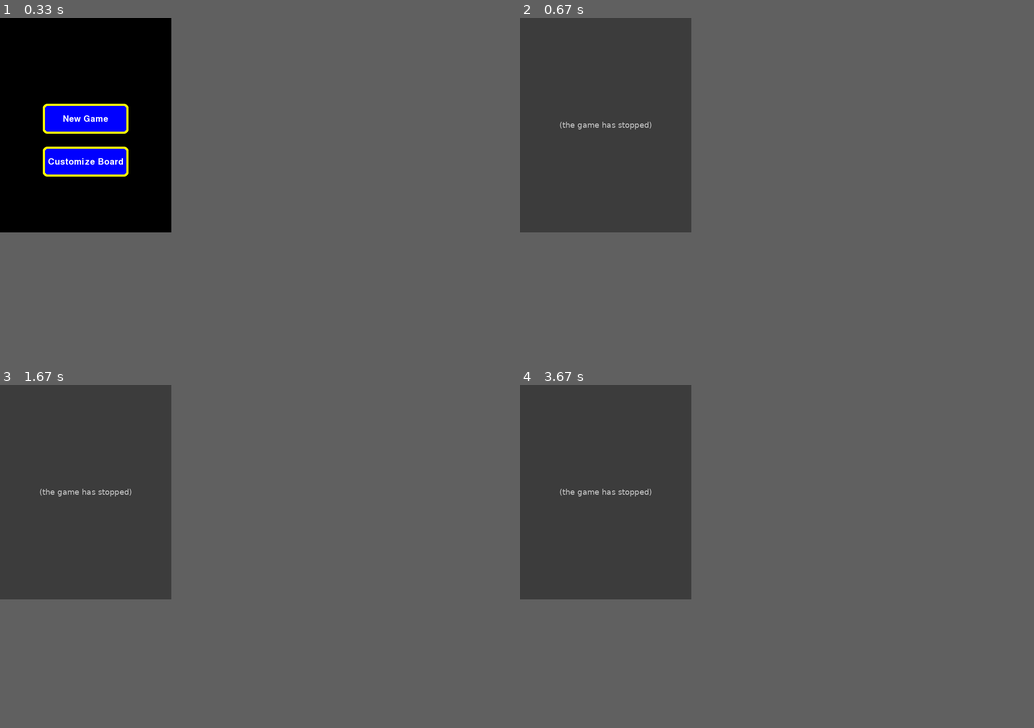
Above: before the commit, frames 1-4 (two rows, left to right).
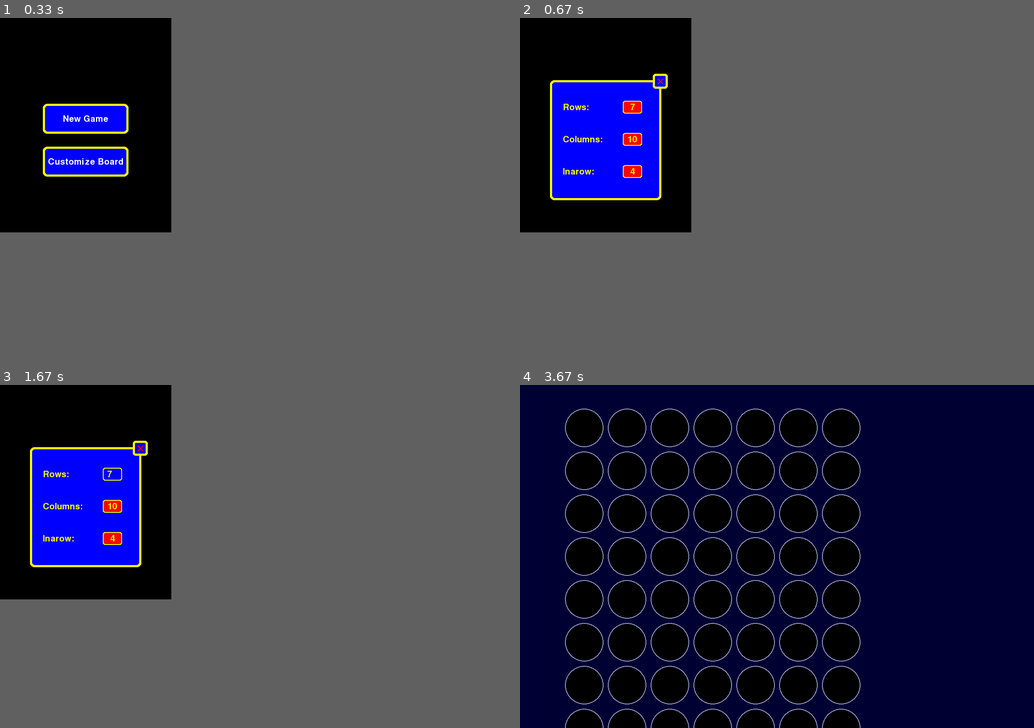
Above: after the commit, the same moments.

Repository: sidhantagar/ConnectX
Game: pygame game, started from Main_Menu.py
Same seed, same stepped clock (60 frames per second), same inputs: the game is played once before the commit and once after it.
Inputs (mouse positions are in pixels of both pictures, inside the frame that each line leads up to):
- Up to frame 1 (0.33 s): no input
- Up to frame 2 (0.67 s): click (607, 162) at 0.38 s
- Up to frame 3 (1.67 s): click (113, 539) at 0.73 s; tap Enter at 1 s; click (113, 474) at 1.38 s
- Up to frame 4 (3.67 s): tap Enter at 1.67, 2.33 s; click (633, 505) at 2.05 s; click (658, 446) at 2.72 s; click (607, 484) at 3.05 s; click (607, 515) at 3.5 s
In our replay, in frame 4 the window is 400x500 before the commit and 1200x800 after it. These sizes can differ from the game's own. Grey fills any space a smaller window leaves; there, only what the larger window draws over its background counts as a difference.

Frame 1 is identical in both runs. In frame 2, 21% of the frame differs, in the area x 0-34%, y 0-63%; in frame 3, 21%; in frame 4, 46%, in the area x 0-67%, y 0-100%.
Error before the commit: TypeError: editConfig() takes 1 positional argument but 3 were given (Main_Menu.py line 38); the game stopped at 0.38 s (later frames are placeholders)

Commit message:
Added Edit Configuration feature

Diff:
--- a/edit_configuration.py
+++ b/edit_configuration.py
@@ -1,8 +1,125 @@
+import pandas as pd
+from draw_text import *
+from draw_buttons import *
+from pygame_textinput import *
 
-def editConfig(player_number):
-    import pandas as pd
+
+def editConfig(screen, font, player_number, color = (255,255,0)):
+    from Main_Menu import mainMenu
+    clock = pygame.time.Clock()
+    #Importing configuration form CSV
     df_config = pd.read_csv("config.csv")
-    df_config = df_config.set_index("Player")
-    config = df_config[player_number-1:player_number]
-    print(config)
-editConfig(1)
+    config = df_config.set_index("Player")
+    #config = df_config[player_number-1:player_number]
+
+    #Drawing Labels and Textboxes
+    draw_bordered_rounded_rect (screen, (70,145,260,280),(0,0,255),(255,255,0),10,5)
+    draw_bordered_rounded_rect (screen, (310,130,35,35),(0,0,255),(255,255,0),6,5)
+    pygame.draw.line(screen,(255,0,0),(322,142),(333,153),3)
+    pygame.draw.line(screen,(255,0,0),(333,142),(322,153),3)
+
+    #Rows
+    rows_text = font.render("Rows: ",1,color)
+    screen.blit (rows_text, (100,210-rows_text.get_height()//2))
+    draw_bordered_rounded_rect(screen, (240,193,45,30),(255,0,0),(255,255,0),5,2)
+    draw_text(font,screen,str(config['Rows'][player_number-1]),(255,255,0),262,208)
+    rows_input = TextInput(initial_string = str(config['Rows'][player_number-1]))
+    #Columns
+    columns_text = font.render("Columns: ",1,color)
+    screen.blit (columns_text, (100,285-columns_text.get_height()//2))
+    draw_bordered_rounded_rect(screen, (240,268,45,30),(255,0,0),(255,255,0),5,2)
+    draw_text(font,screen,str(config['Columns'][player_number-1]),(255,255,0),262,283)
+    columns_input = TextInput(initial_string = str(config['Columns'][player_number-1]))
+    #screen.blit (columns_input.get_surface(), (250,285-columns_text.get_height()//2))
+    #Inarow
+    inarow_text = font.render("Inarow: ",1,color)
+    screen.blit (inarow_text, (100,360-inarow_text.get_height()//2))
+    draw_bordered_rounded_rect(screen, (240,343,45,30),(255,0,0),(255,255,0),5,2)
+    draw_text(font,screen,str(config['Inarow'][player_number-1]),(255,255,0),262,358)
+    inarow_input = TextInput(initial_string = str(config['Inarow'][player_number-1]))
+    #screen.blit (inarow_input.get_surface(), (250,360-inarow_text.get_height()//2))
+
+    state = 0
+    while True:
+        events = pygame.event.get()
+        for event in events:
+            if event.type == pygame.QUIT:
+                pygame.display.quit()
+                os._exit(1)
+            if event.type == pygame.KEYDOWN:
+                if event.key == pygame.K_RETURN:
+                    if state == 1:
+                        rows = rows_input.get_text()
+                        config['Rows'][player_number-1] = int(rows)
+                        draw_bordered_rounded_rect(screen, (240,193,45,30),(255,0,0),(255,255,0),5,2)
+                        draw_text(font,screen,str(config['Rows'][player_number-1]),(255,255,0),262,208)
+                        rows_input = TextInput(initial_string = str(config['Rows'][player_number-1]))
+                    elif state == 2:
+                        columns = columns_input.get_text()
+                        config['Columns'][player_number-1] = int(columns)
+                        draw_bordered_rounded_rect(screen, (240,268,45,30),(255,0,0),(255,255,0),5,2)
+                        draw_text(font,screen,str(config['Columns'][player_number-1]),(255,255,0),262,283)
+                        columns_input = TextInput(initial_string = str(config['Columns'][player_number-1]))
+                    elif state == 3:
+                        inarow = inarow_input.get_text()
+                        config['Inarow'][player_number-1] = int (inarow)
+                        draw_bordered_rounded_rect(screen, (240,343,45,30),(255,0,0),(255,255,0),5,2)
+                        draw_text(font,screen,str(config['Inarow'][player_number-1]),(255,255,0),262,358)
+                        inarow_input = TextInput(initial_string = str(config['Inarow'][player_number-1]))
+                    state = 0
+                    config.to_csv('config.csv')
+            if event.type == pygame.MOUSEBUTTONDOWN:
+                (mouse_pos_x , mouse_pos_y) = event.pos
+                #If State is not 0 we set it to 0
+                if state == 1:
+                    rows = rows_input.get_text()
+                    config['Rows'][player_number-1] = int(rows)
+                    draw_bordered_rounded_rect(screen, (240,193,45,30),(255,0,0),(255,255,0),5,2)
+                    draw_text(font,screen,str(config['Rows'][player_number-1]),(255,255,0),262,208)
+                    rows_input = TextInput(initial_string = str(config['Rows'][player_number-1]))
+                elif state == 2:
+                    columns = columns_input.get_text()
+                    config['Columns'][player_number-1] = int(columns)
+                    draw_bordered_rounded_rect(screen, (240,268,45,30),(255,0,0),(255,255,0),5,2)
+                    draw_text(font,screen,str(config['Columns'][player_number-1]),(255,255,0),262,283)
+                    columns_input = TextInput(initial_string = str(config['Columns'][player_number-1]))
+                elif state == 3:
+                    inarow = inarow_input.get_text()
+                    config['Inarow'][player_number-1] = int (inarow)
+                    draw_bordered_rounded_rect(screen, (240,343,45,30),(255,0,0),(255,255,0),5,2)
+                    draw_text(font,screen,str(config['Inarow'][player_number-1]),(255,255,0),262,358)
+                    inarow_input = TextInput(initial_string = str(config['Inarow'][player_number-1]))
+                state = 0
+                config.to_csv('config.csv')
+                #State Change Clicks
+                if mouse_pos_x > 239 and mouse_pos_x < 286 and mouse_pos_y > 192 and mouse_pos_y < 224:
+                    state = 1
+                elif mouse_pos_x > 239 and mouse_pos_x < 286 and mouse_pos_y > 267 and mouse_pos_y < 299:
+                    state = 2
+                elif mouse_pos_x > 239 and mouse_pos_x < 286 and mouse_pos_y > 342 and mouse_pos_y < 374:
+                    state = 3
+                elif mouse_pos_x > 309 and mouse_pos_x < 346 and mouse_pos_y > 129 and mouse_pos_y < 166:
+                    mainMenu(font, screen)
+
+        #Rows
+        if state == 1:
+            rows_input.update(events)
+            draw_bordered_rounded_rect(screen, (240,193,45,30),(0,0,255),(255,255,0),5,2)
+            screen.blit(rows_input.get_surface(),(250,210-rows_text.get_height()//2))
+        elif state == 2:
+            columns_input.update(events)
+            draw_bordered_rounded_rect(screen, (240,268,45,30),(0,0,255),(255,255,0),5,2)
+            screen.blit(columns_input.get_surface(),(250,285-columns_text.get_height()//2))
+        elif state == 3:
+            inarow_input.update(events)
+            draw_bordered_rounded_rect(screen, (240,343,45,30),(0,0,255),(255,255,0),5,2)
+            screen.blit(inarow_input.get_surface(), (250,360-inarow_text.get_height()//2))
+        pygame.display.update()
+        clock.tick(30)
+
+if __name__ == '__main__':
+    pygame.init()
+    pygame.font.init()
+    screen = pygame.display.set_mode((400,500),0,0)
+    font = pygame.font.SysFont('comicsans',30)
+    editConfig(screen, font, 1)
